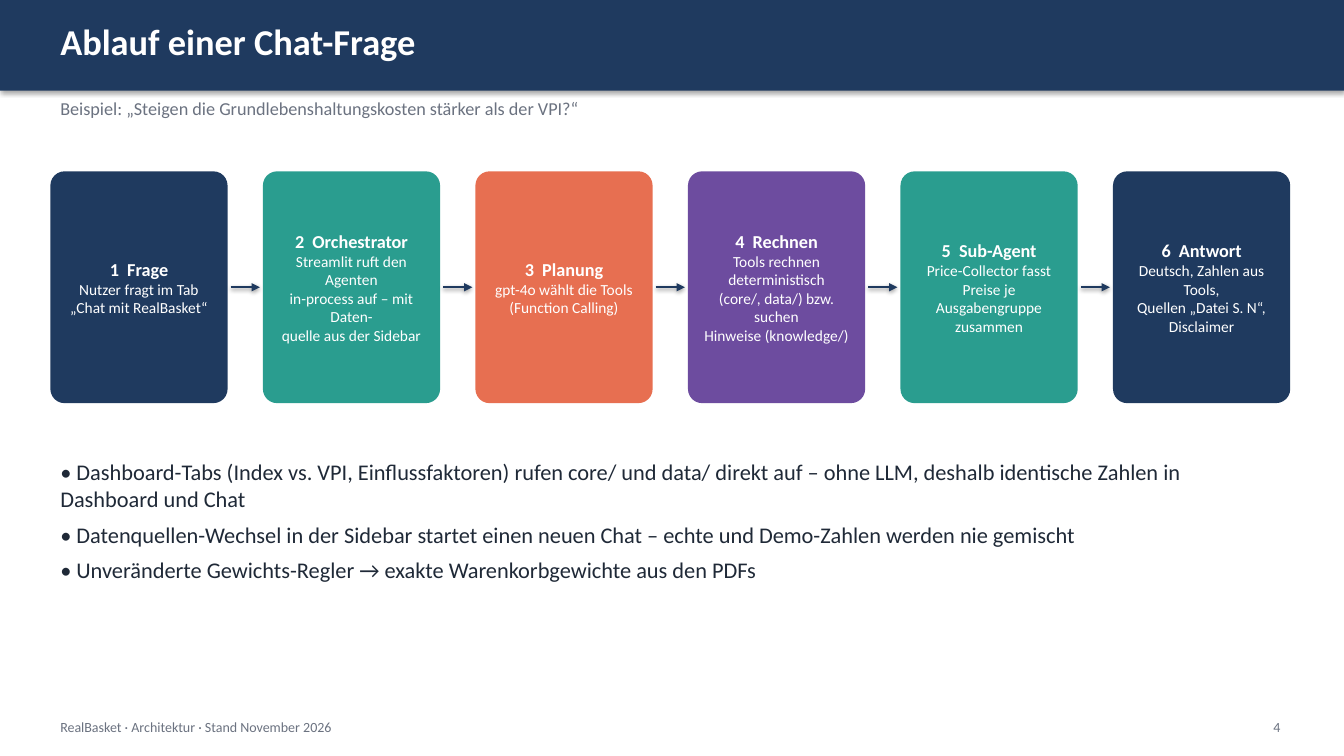
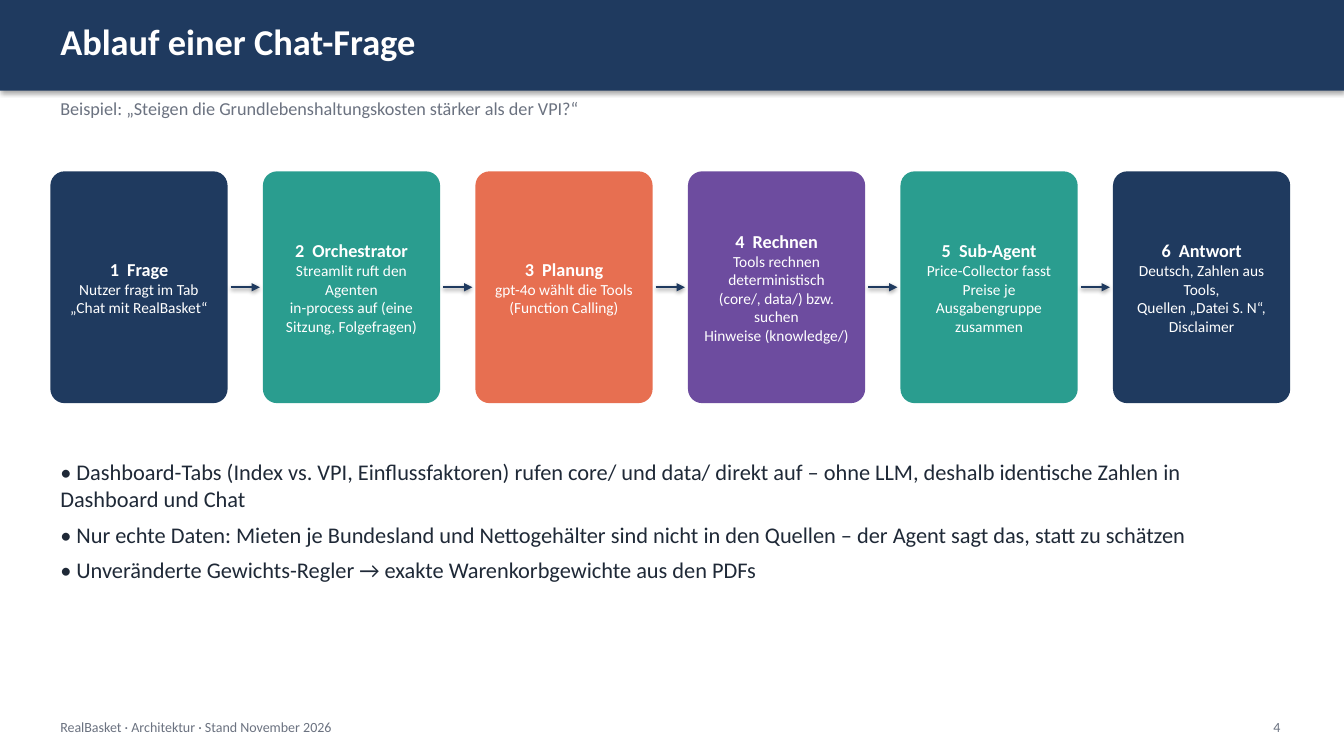
Before and after one commit to ValentinIliu1212/real-basket, a slide deck: slide 4 of docs/architecture/RealBasket_Architektur_Ist.pptx. Drawn at 1344x756 pixels with LibreOffice and Linux fonts; fonts in the diff are those of the drawing. Boxes give left, top, right and bottom in pixels: in the first picture for what was removed or moved away, otherwise in the second. Text is boxed around its words. In the diff, an @@ line names an element or a change of style, - is before the commit and + after.

Commit message:
Remove synthetic demo data: real reference data only; regenerate architecture decks

```diff
--- a/docs/architecture/RealBasket_Architektur_Ist.pptx
+++ b/docs/architecture/RealBasket_Architektur_Ist.pptx
@@ text in rounded rectangle at [286, 302, 417, 335]: text changed @@
-in-process auf – mit Daten-
-quelle aus der Sidebar
+in-process auf (eine
+Sitzung, Folgefragen)
@@ text at [76, 527, 1185, 547]: text changed @@
-• Datenquellen-Wechsel in der Sidebar startet einen neuen Chat – echte und Demo-Zahlen werden nie gemischt
+• Nur echte Daten: Mieten je Bundesland und Nettogehälter sind nicht in den Quellen – der Agent sagt das, statt zu schätzen
```
Also in this commit, not shown: 5 other slides changed, 28 other files.
